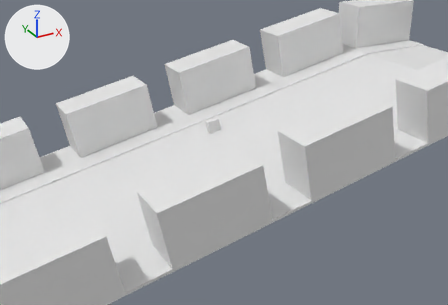
Two versions of the Blender file sliding_stroller_stationary_view.blend, one commit apart.
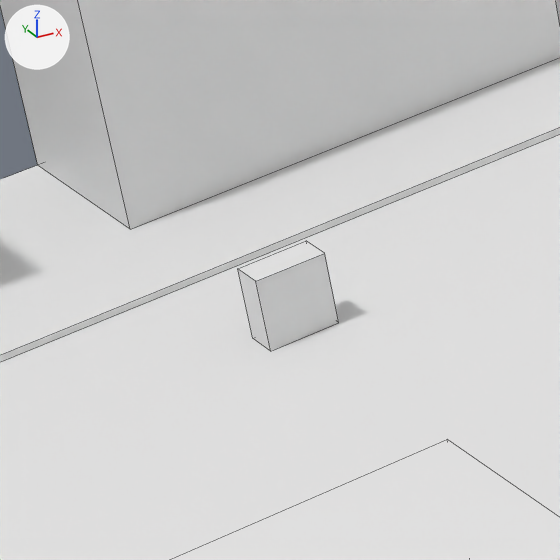
Each version is shown from a 50 mm camera at (-43.49, -38.57, 35.19) aimed at (-21.54, 1.33, 15.24), then close up on the part from 38% to 57% of the width and 26% to 55% of the height. Arrows for +X, +Y and +Z are at upper left; the lights stay in place. The close-ups show mesh edges as thin lines.

Script lines for the objects in view, before the commit:
```python
me_cube_001 = bpy.data.meshes.new('Cube.001')
me_cube_001.from_pydata(...)  # 84 vertices, 59 faces, 7 loose edges; spans x -101.9..3.5, y -10.5..10.5, z -20.1..0.2
me_cube_002 = bpy.data.meshes.new('Cube.002')
me_cube_002.from_pydata(...)  # a box spanning x -0.5..0.5, y -0.25..0.25, z -0.5..0.5
me_cube_009 = bpy.data.meshes.new('Cube.009')
me_cube_009.from_pydata(...)  # a box spanning x -3.5..3.5, y -1.5..1.5, z -2.0..2.0
ob_building_005 = bpy.data.objects.new('Building.005', me_cube_009)
ob_building_005.location = (-18.64, 9.0, 19.11)
ob_building_005.rotation_euler = (0.0, -0.201, 0.0)  # degrees (0, -12, 0)
ob_ground = bpy.data.objects.new('Ground', me_cube_001)
ob_ground.location = (0.0, 0.0, 20.0)
ob_stroller = bpy.data.objects.new('Stroller', me_cube_002)
ob_stroller.location = (-21.49, 3.25, 16.9)
ob_stroller.rotation_euler = (0.0, -0.201, 0.0)  # degrees (0, -12, 0)
# also in view: 'Building.020' at (-28.44, -9.0, 17.12)
```
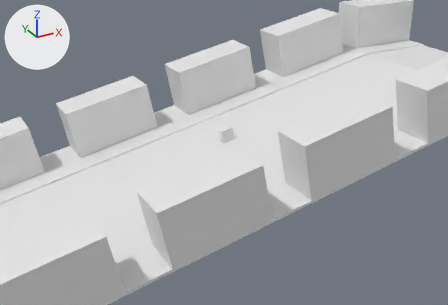
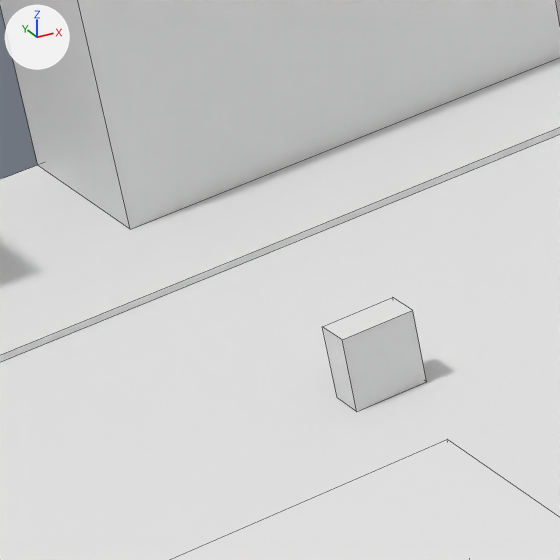
Boxes (x1, y1, x2, y2) around the edits, measured in the close-ups (560 x 560 px):
'Stroller', moved
    before: (238, 241, 339, 351)
    after: (322, 297, 427, 412)

The edits, one by one:
Object 'Stroller' (ob_stroller) moves from (-21.49, 3.25, 16.9) to (-21.49, 1.0, 16.9).
